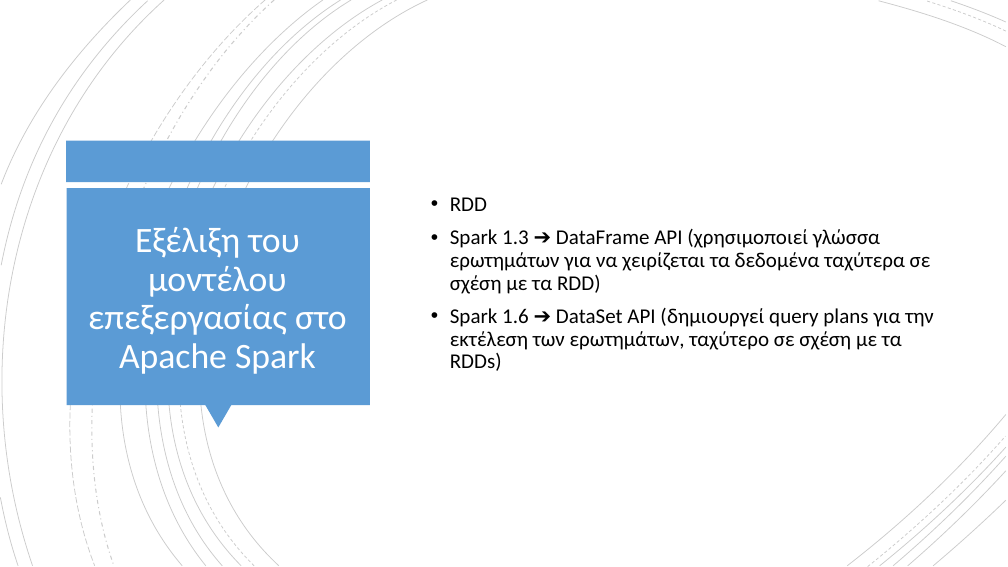
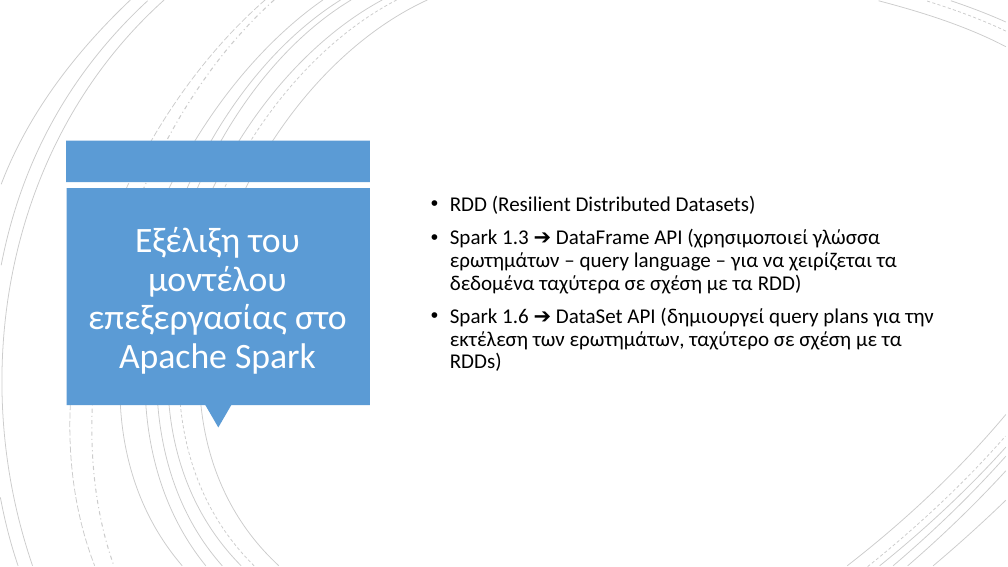
Before and after one commit to chgogos/big_data, a slide deck: slide 15 of 04. Apache Spark.pptx (slide 13 before the commit). Drawn at 1008x567 pixels with LibreOffice and Linux fonts; fonts in the diff are those of the drawing. Boxes give left, top, right and bottom in pixels: in the first picture for what was removed or moved away, otherwise in the second. Text is boxed around its words. In the diff, an @@ line names an element or a change of style, - is before the commit and + after.

Commit message:
spark

```diff
--- a/04. Apache Spark.pptx
+++ b/04. Apache Spark.pptx
@@ text at (x1=450, y1=196, x2=897, y2=294): text changed @@
-• RDD
-• Spark 1.3 ➔ DataFrame API (χρησιμοποιεί γλώσσα ερωτημάτων για να χειρίζεται τα δεδομένα ταχύτερα σε σχέση με τα RDD)
+• RDD (Resilient Distributed Datasets)
+• Spark 1.3 ➔ DataFrame API (χρησιμοποιεί γλώσσα ερωτημάτων – query language – για να χειρίζεται τα δεδομένα ταχύτερα σε σχέση με τα RDD)
```
Also in this commit, not shown: 6 other slides changed, 2 slides added, 2 other files.
